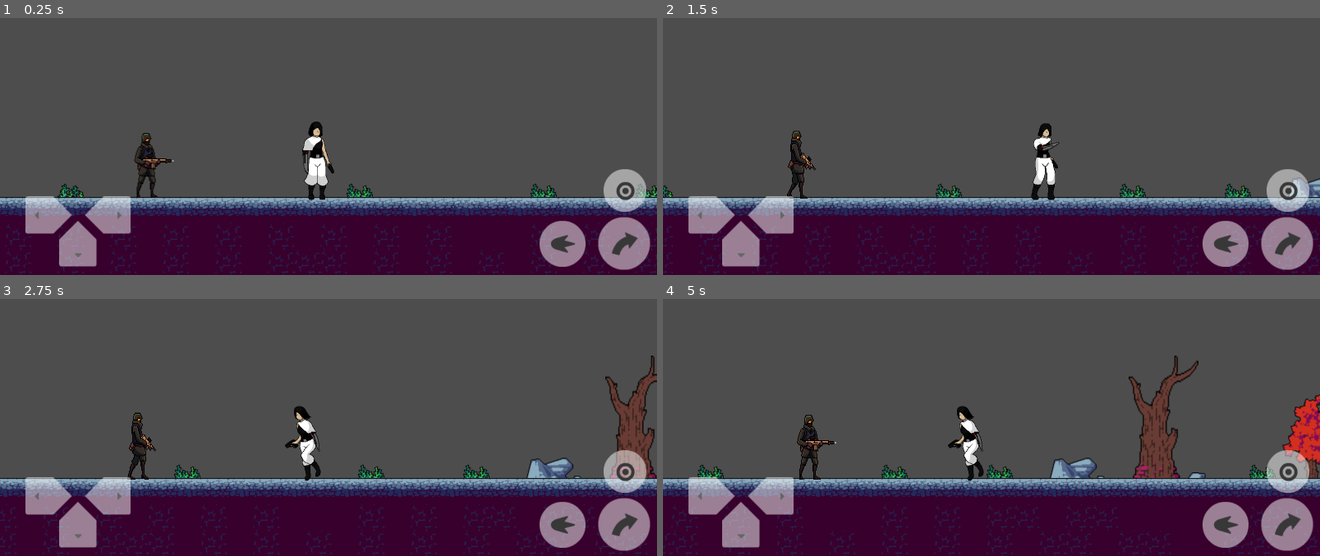
Above: before the commit, frames 1-4 (two rows, left to right).
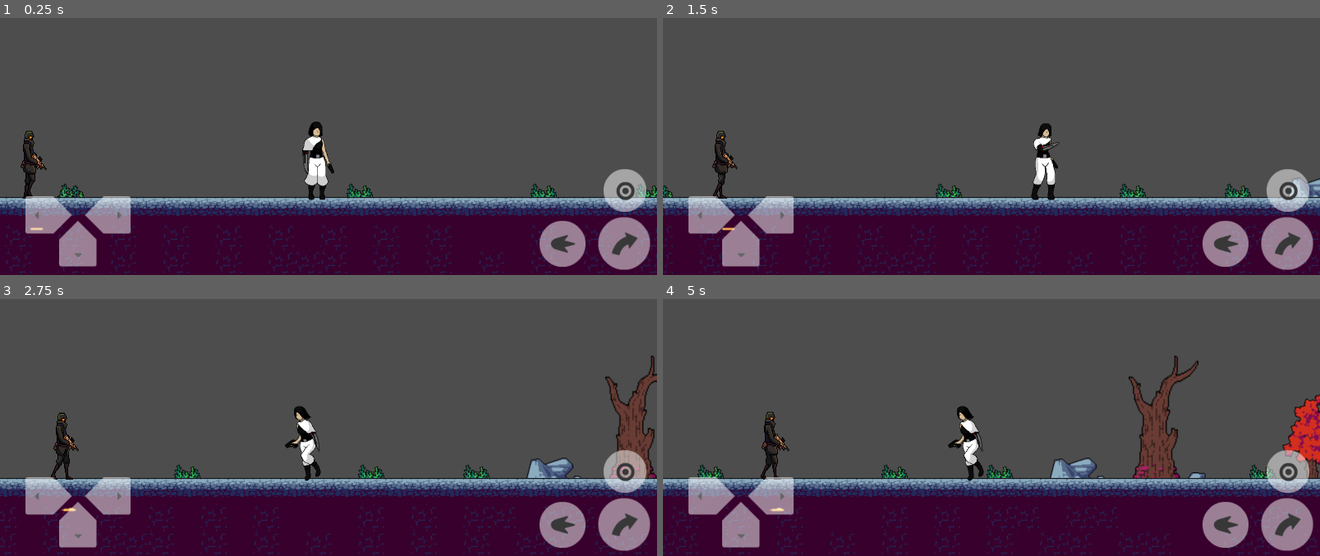
Above: after the commit, the same moments.

Repository: Corsa-Technologies/Terra1-seguro
Game: Godot game, scene res://Níveis/Nível 1.tscn
The game is run twice, just before and just after one commit, with the same random seed, the same clock (stepped at 60 frames per second) and the same inputs. This scene is started directly instead of the project's main scene.
Inputs:
- Up to frame 1 (0.25 s): no input
- Up to frame 2 (1.5 s): tap Enter (ataque) at 0.5, 1.35 s; hold Enter (ataque) 0.53-1.28 s; hold Right (ui_right) from 0.53 s (still down); tap Up (ui_up) at 0.77 s
- Up to frame 3 (2.75 s): tap Up (ui_up) at 1.52 s; release Right (ui_right) at 2.03 s; hold Left (ui_left) from 2.03 s (still down); hold Backspace (tiro) from 2.03 s (still down); tap Enter (ataque) at 2.3 s
- Up to frame 4 (5 s): release Left (ui_left) at 2.78 s; release Backspace (tiro) at 2.78 s; hold Right (ui_right) 2.78-4.28 s; tap Enter (ataque) at 2.85, 4.55 s; tap Up (ui_up) at 3.02, 3.77, 4.52 s; hold Enter (ataque) 3.53-4.28 s; hold Left (ui_left) from 4.28 s (still down); tap Backspace (tiro) at 4.35 s

The runs differ from the first frame. In frame 1, 1.1% of the frame differs, in the area x 3-27%, y 43-83%; in frame 2, 1.0%; in frame 3, 1.0%; in frame 4, 1.1%, in the area x 14-27%, y 43-83%.

Commit message:
"WIP funções de tiro"

Diff:
--- a/Assets/inimigos/inimigo1/ataque/projectile.gd
+++ b/Assets/inimigos/inimigo1/ataque/projectile.gd
@@ -2,15 +2,16 @@
 
 @export var SPEED = 100
 
-var dir : float
-var spawnPos : Vector2
-var spawnRot : float
+var direction: Vector2  # A direção do projétil
 
 func _ready():
-	global_position = spawnPos
-	global_rotation = spawnRot
+	# Define a rotação do projétil para a direção de movimento
+	rotation = direction.angle()  # Ajusta a rotação para a direção
 
+	# Inicia a movimentação do projétil
+	await get_tree().create_timer(5).timeout  # Espera 5 segundos
+	queue_free()  # Remove o projétil da cena
 
 func _physics_process(delta):
-	velocity = Vector2(0, -SPEED).rotated(dir)
-	move_and_slide()
+	velocity = direction * SPEED  # Move o projétil na direção especificada
+	move_and_slide()  # Aplica a movimentação
--- a/Assets/inimigos/inimigo1/ataque/projectile.tscn
+++ b/Assets/inimigos/inimigo1/ataque/projectile.tscn
@@ -40,17 +40,21 @@
 }]
 
 [sub_resource type="RectangleShape2D" id="RectangleShape2D_rehmw"]
-size = Vector2(52, 16)
+size = Vector2(19.5, 6)
 
 [node name="projectile" type="CharacterBody2D"]
+position = Vector2(36, 59)
+collision_layer = 2
 script = ExtResource("1_lb75j")
+metadata/_edit_group_ = true
 
 [node name="AnimatedSprite2D" type="AnimatedSprite2D" parent="."]
-position = Vector2(18.5, -8.5)
-scale = Vector2(3.3125, 2.0625)
+position = Vector2(15, 21)
+scale = Vector2(1.28125, 1.0625)
 sprite_frames = SubResource("SpriteFrames_qt540")
+autoplay = "default"
 frame_progress = 0.588718
 
 [node name="CollisionShape2D" type="CollisionShape2D" parent="."]
-position = Vector2(18, -8)
+position = Vector2(15, 21)
 shape = SubResource("RectangleShape2D_rehmw")
--- a/Assets/inimigos/inimigo1/inimigo_1.gd
+++ b/Assets/inimigos/inimigo1/inimigo_1.gd
@@ -3,11 +3,14 @@
 @export var speed: float = 100.0
 @export var gravity: float = 500.0
 @export var patrol_tolerance: float = 10.0
+@export var projectile_scene: PackedScene  # Referência à cena do projétil
+@export var shoot_delay: float = 0.5  # Intervalo de disparo em segundos
 
 var patrol_points: Array = []
 var current_patrol_index: int = 0
 var player_detected: bool = false
-var player: Node2D = null  # Referência ao player detectado
+var player: Node2D = null
+var can_shoot: bool = true  # Controle para evitar múltiplos disparos
 
 func _ready():
 	var patrol_parent = get_parent().get_node("patrulha1")
@@ -23,11 +26,14 @@
 	velocity.y += gravity * delta
 
 	if player_detected and player:
-		# Se o player foi detectado e a referência não é nula, o inimigo olha para ele
 		look_at_player()
 		$AnimatedSprite2D.play("shot1")  # Executa a animação de tiro
+		if can_shoot:
+			shoot_projectile()  # Dispara o projétil
+			can_shoot = false  # Desativa o disparo até o próximo intervalo
+			await get_tree().create_timer(shoot_delay).timeout  # Espera o tempo de disparo
+			can_shoot = true  # Reativa o disparo após o intervalo
 	else:
-		# Comportamento de patrulha normal
 		if patrol_points.size() > 0:
 			var target_position = patrol_points[current_patrol_index].position
 			var direction = (target_position - position).normalized()
@@ -51,19 +57,41 @@
 func _on_detection_area_body_entered(body):
 	if body.name == "Player":
 		player_detected = true
-		player = body  # Guarda a referência ao player
+		player = body
 
 # Função chamada quando o player sai da DetectionArea
 func _on_detection_area_body_exited(body):
 	if body.name == "Player":
 		player_detected = false
-		player = null  # Limpa a referência ao player
+		player = null
 
 # Função para fazer o inimigo olhar para o player
 func look_at_player():
-	# Verifica a posição do player e vira o inimigo
 	var direction = (player.position - position).normalized()
 	if direction.x > 0:
 		$AnimatedSprite2D.scale.x = 1
 	else:
 		$AnimatedSprite2D.scale.x = -1
+
+# Função para instanciar e disparar o projétil na direção do player
+func shoot_projectile():
+	# Verifica se a cena do projétil foi atribuída
+	if projectile_scene == null:
+		return
+
+	# Instanciar a cena do projétil
+	var projectile = projectile_scene.instantiate() as CharacterBody2D
+
+	# Certifique-se que o projétil foi instanciado corretamente
+	if projectile == null:
+		return
+
+	# Define a posição inicial do projétil, um pouco à frente do inimigo
+	projectile.global_position = global_position + Vector2(20 * $AnimatedSprite2D.scale.x, 0)
+
+	# Define a direção do projétil como a direção do player
+	var direction = (player.global_position - projectile.global_position).normalized()
+	projectile.direction = direction  # Define a direção diretamente no projétil
+
+	# Adiciona o projétil à cena
+	get_parent().add_child(projectile)
--- a/Assets/inimigos/inimigo1/inimigo_1.tscn
+++ b/Assets/inimigos/inimigo1/inimigo_1.tscn
@@ -1,9 +1,10 @@
-[gd_scene load_steps=26 format=3 uid="uid://d2gp1dbwx1wdj"]
+[gd_scene load_steps=27 format=3 uid="uid://d2gp1dbwx1wdj"]
 
 [ext_resource type="Texture2D" uid="uid://bqnuc26vom4bv" path="res://Assets/inimigos/inimigo1/Idle.png" id="1_a1xoq"]
 [ext_resource type="Script" path="res://Assets/inimigos/inimigo1/inimigo_1.gd" id="1_ewo05"]
 [ext_resource type="Texture2D" uid="uid://me3ihp8vfgwg" path="res://Assets/inimigos/inimigo1/Walk.png" id="3_4lqhr"]
 [ext_resource type="Texture2D" uid="uid://dpogxj2bidkms" path="res://Assets/inimigos/inimigo1/Shot_1.png" id="3_ps7l4"]
+[ext_resource type="PackedScene" uid="uid://c1e6hqp7yidse" path="res://Assets/inimigos/inimigo1/ataque/projectile.tscn" id="5_lq8vd"]
 
 [sub_resource type="AtlasTexture" id="AtlasTexture_1idlb"]
 atlas = ExtResource("1_a1xoq")
@@ -158,6 +159,7 @@
 [node name="Inimigo1" type="CharacterBody2D"]
 position = Vector2(46, 17)
 script = ExtResource("1_ewo05")
+projectile_scene = ExtResource("5_lq8vd")
 
 [node name="AnimatedSprite2D" type="AnimatedSprite2D" parent="."]
 light_mask = 2
@@ -181,5 +183,7 @@
 position = Vector2(39.5, 7.5)
 shape = SubResource("RectangleShape2D_i4ghj")
 
+[node name="projectile" parent="." instance=ExtResource("5_lq8vd")]
+
 [connection signal="body_entered" from="DetectionArea" to="." method="_on_detection_area_body_entered"]
 [connection signal="body_exited" from="DetectionArea" to="." method="_on_detection_area_body_exited"]
--- a/Níveis/Nível 1.tscn
+++ b/Níveis/Nível 1.tscn
@@ -649,7 +649,7 @@
 texture = ExtResource("5_l6u1q")
 
 [node name="Inimigo1" parent="." instance=ExtResource("11_j75aj")]
-position = Vector2(-600, 230)
+position = Vector2(-762, 232)
 collision_layer = 2
 
 [node name="patrulha1" type="Node2D" parent="."]
--- a/Níveis/Scripts/portanivel1-2.gd
+++ b/Níveis/Scripts/portanivel1-2.gd
@@ -1,13 +1,18 @@
 extends Area2D
-var entered=false
 
-func _on_body_entered(body:PhysicsBody2D):
-	entered=true
+var entered = false
 
+func _on_body_entered(body: PhysicsBody2D):
+	# Verifique se o corpo que entrou é o Player
+	if body.name == "Player":  # ou use 'is Player' se você tiver uma classe 'Player'
+		entered = true
 
 func _on_body_exited(body):
-	entered=false
+	# Verifique se o corpo que saiu é o Player
+	if body.name == "Player":  # ou use 'is Player' se você tiver uma classe 'Player'
+		entered = false
+
 func _process(delta):
-	if entered == true:
+	if entered:
 		transicaotela.transition()
 		get_tree().change_scene_to_file("res://Níveis/Nível 2.tscn")
--- a/Player/playercena.tscn
+++ b/Player/playercena.tscn
@@ -145,6 +145,7 @@
 visibility_layer = 2
 z_index = 4
 position = Vector2(159, 114)
+collision_mask = 3
 script = ExtResource("1_kiena")
 
 [node name="AnimatedSprite2D" type="AnimatedSprite2D" parent="."]
